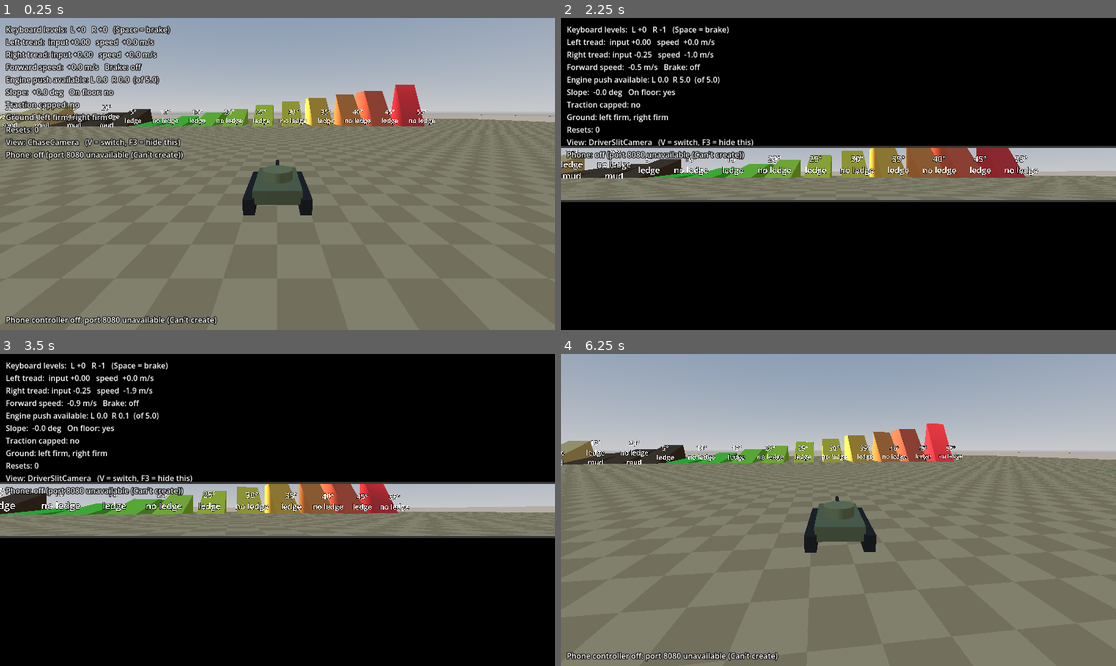
Above: before the commit, frames 1-4 (two rows, left to right).
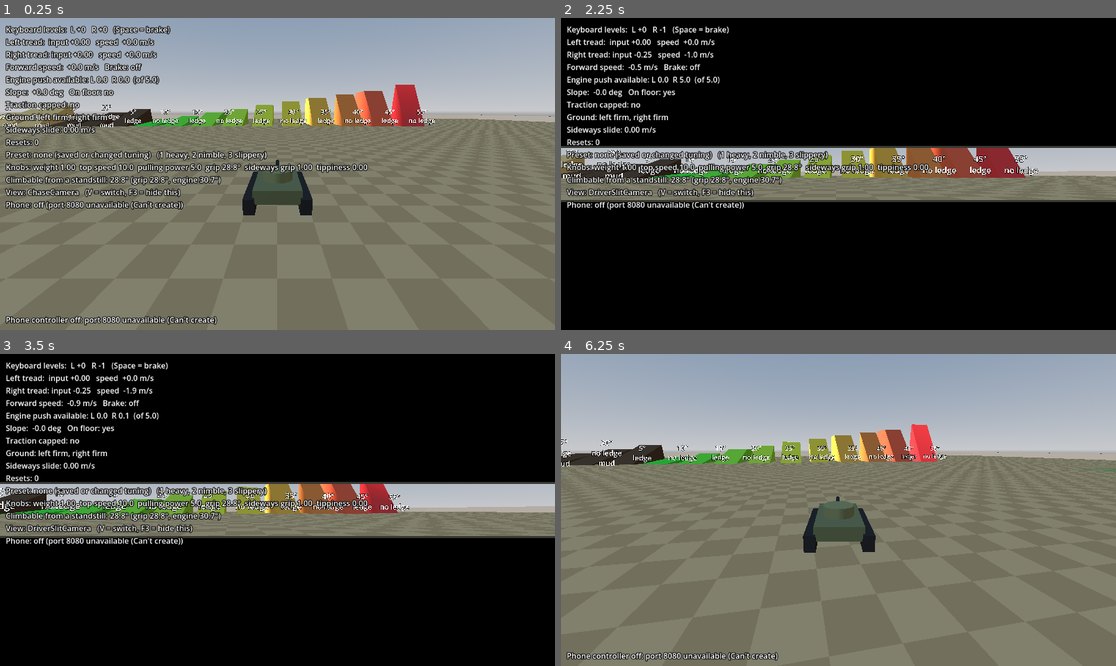
Above: after the commit, the same moments.

Repository: Kickpunch3r/tank-game
Game: Godot game, scene res://scenes/test_course.tscn
Two runs of this game, one before a commit and one after it. Both use one fixed random seed, a clock stepped at 60 frames per second and the inputs below.
Inputs (mouse positions are in pixels of both pictures, inside the frame that each line leads up to):
- Up to frame 1 (0.25 s): no input
- Up to frame 2 (2.25 s): move the mouse to (960, 158) at 0.52 s; hold Down (driver_right_back) 0.53-1.25 s; hold Space (driver_all_stop) 0.53-1.25 s; click (960, 158) at 0.67 s; drag from (727, 189) to (810, 236) at 1.27 s; tap Enter at 2 s; move the mouse to (894, 105) at 2.02 s; hold Down (driver_right_back) from 2.03 s (still down); hold V (view_toggle) from 2.03 s (still down)
- Up to frame 3 (3.5 s): release Down (driver_right_back) at 2.75 s; release V (view_toggle) at 2.75 s; drag from (249, 572) to (111, 463) at 2.77 s
- Up to frame 4 (6.25 s): move the mouse to (1005, 556) at 3.52 s; hold S (driver_left_back) 3.53-4.25 s; hold Space (driver_all_stop) 3.53-4.25 s; tap F3 (debug_hud_toggle) at 4.15 s; drag from (672, 463) to (755, 432) at 4.27 s; tap 1 (preset_1, bound only after the commit) at 5, 5.65 s; move the mouse to (866, 510) at 5.02 s; hold S (driver_left_back) 5.03-5.75 s; hold V (view_toggle) 5.03-5.75 s; click (866, 510) at 5.17 s; drag from (755, 432) to (727, 525) at 5.77 s

The runs differ from the first frame. In frame 1, 4.6% of the frame differs, in the area x 0-67%, y 34-62%; in frame 2, 4.1%; in frame 3, 4.1%; in frame 4, 4.3%.

Commit message:
Kinematic tuning milestone 5: presets, keys 1/2/3, HUD
Three preset files (tuning/presets/heavy, nimble, slippery: TankFeel, six
knobs only). PresetSwitcher (new node in the player rig) applies one on
keys 1/2/3 (new Input Map actions preset_1..3) and rebuilds the Tab panel
so it shows the new values. The HUD shows the matching preset (worked out
from the values), the six knobs, the climbable limit (grip and engine) and
the sideways slide speed.

Tests: keys, panel refresh, HUD, Copy values, Reset to saved, and the
slope ladder for every preset (steeper never easier). 158 of 158 pass.

Co-Authored-By: Claude Opus 5.5 <noreply@anthropic.com>
Claude-Session: https://claude.ai/code/session_01Pm55gMUn29kyQtMtoJuZst

Diff:
--- a/project.godot
+++ b/project.godot
@@ -99,6 +99,21 @@
 "events": [Object(InputEventKey,"resource_local_to_scene":false,"resource_name":"","device":-1,"window_id":0,"alt_press …(195 unchanged characters)…
 ]
 }
+preset_1={
+"deadzone": 0.2,
+"events": [Object(InputEventKey,"resource_local_to_scene":false,"resource_name":"","device":-1,"window_id":0,"alt_pressed":false,"shift_pressed":false,"ctrl_pressed":false,"meta_pressed":false,"pressed":false,"keycode":0,"physical_keycode":49,"key_label":0,"unicode":49,"location":0,"echo":false,"script":null)
+]
+}
+preset_2={
+"deadzone": 0.2,
+"events": [Object(InputEventKey,"resource_local_to_scene":false,"resource_name":"","device":-1,"window_id":0,"alt_pressed":false,"shift_pressed":false,"ctrl_pressed":false,"meta_pressed":false,"pressed":false,"keycode":0,"physical_keycode":50,"key_label":0,"unicode":50,"location":0,"echo":false,"script":null)
+]
+}
+preset_3={
+"deadzone": 0.2,
+"events": [Object(InputEventKey,"resource_local_to_scene":false,"resource_name":"","device":-1,"window_id":0,"alt_pressed":false,"shift_pressed":false,"ctrl_pressed":false,"meta_pressed":false,"pressed":false,"keycode":0,"physical_keycode":51,"key_label":0,"unicode":51,"location":0,"echo":false,"script":null)
+]
+}
 
 [physics]
 
--- a/scenes/player_rig.tscn
+++ b/scenes/player_rig.tscn
@@ -8,6 +8,10 @@
 [ext_resource type="Script" path="res://scripts/net/controller_server.gd" id="6_controller_server"]
 [ext_resource type="Script" path="res://scripts/net/phone_status_label.gd" id="7_phone_label"]
 [ext_resource type="Script" path="res://scripts/net/usb_phone_link.gd" id="8_usb_link"]
+[ext_resource type="Script" path="res://scripts/preset_switcher.gd" id="9_presets"]
+[ext_resource type="Resource" path="res://tuning/presets/heavy.tres" id="10_heavy"]
+[ext_resource type="Resource" path="res://tuning/presets/nimble.tres" id="11_nimble"]
+[ext_resource type="Resource" path="res://tuning/presets/slippery.tres" id="12_slippery"]
 
 [node name="PlayerRig" type="Node3D"]
 
@@ -23,16 +27,23 @@
 script = ExtResource("3_switcher")
 views = [NodePath("../ChaseCamera"), NodePath("../Tank/Visual/Hull/DriverSlitCamera")]
 
-[node name="DebugHud" type="CanvasLayer" parent="." node_paths=PackedStringArray("station", "tank", "view_switcher")]
+[node name="DebugHud" type="CanvasLayer" parent="." node_paths=PackedStringArray("station", "tank", "view_switcher", "preset_switcher")]
 script = ExtResource("4_hud")
 station = NodePath("../Tank/DriverStation")
 tank = NodePath("../Tank")
 view_switcher = NodePath("../ViewSwitcher")
+preset_switcher = NodePath("../PresetSwitcher")
 
 [node name="TuningPanel" type="CanvasLayer" parent="." node_paths=PackedStringArray("tank", "chase_camera")]
 script = ExtResource("5_tuning_panel")
 tank = NodePath("../Tank")
 chase_camera = NodePath("../ChaseCamera")
+
+[node name="PresetSwitcher" type="Node" parent="." node_paths=PackedStringArray("tanks", "tuning_panel")]
+script = ExtResource("9_presets")
+presets = Array[Resource]([ExtResource("10_heavy"), ExtResource("11_nimble"), ExtResource("12_slippery")])
+tanks = [NodePath("../Tank")]
+tuning_panel = NodePath("../TuningPanel")
 
 [node name="ControllerServer" type="Node" parent="." node_paths=PackedStringArray("tank")]
 script = ExtResource("6_controller_server")
--- a/scripts/debug_hud.gd
+++ b/scripts/debug_hud.gd
@@ -11,6 +11,9 @@
 
 ## Optional: shows which camera view is active.
 @export var view_switcher: ViewSwitcher
+
+## Optional: shows which feel preset is active.
+@export var preset_switcher: PresetSwitcher
 
 ## Whether the display is showing when the game starts.
 @export var start_visible: bool = true
@@ -55,12 +58,28 @@
 		"Slope: %+5.1f deg   On floor: %s" % [tank.slope_degrees, "yes" if tank.is_on_floor() else "no"],
 		"Traction capped: %s" % ("YES" if tank.is_traction_capped() else "no"),
 		"Ground: left %s, right %s" % [_terrain_name(tank.left_terrain), _terrain_name(tank.right_terrain)],
+		"Sideways slide: %.2f m/s" % tank.slide_speed(),
 		"Resets: %d" % _reset_count,
 	])
+	lines.append_array(_feel_lines(tank.tuning))
 	if is_instance_valid(view_switcher):
 		lines.append("View: %s   (V = switch, F3 = hide this)" % view_switcher.current_view_name())
 	lines.append_array(_phone_lines())
 	_label.text = "\n".join(lines)
+
+
+## The feel knobs, the preset they match, and the slope limit they give.
+func _feel_lines(tuning: TankTuning) -> PackedStringArray:
+	var preset: String = ""
+	if is_instance_valid(preset_switcher):
+		preset = preset_switcher.preset_name_for(tuning)
+	return [
+		"Preset: %s   (1 heavy, 2 nimble, 3 slippery)" % (preset if not preset.is_empty() else "none (saved or changed tuning)"),
+		"Knobs: weight %.2f  top speed %.1f  pulling power %.1f  grip %.1f°  sideways grip %.2f  tippiness %.2f" % [
+				tuning.weight, tuning.top_speed, tuning.pulling_power, tuning.grip, tuning.sideways_grip, tuning.tippiness],
+		"Climbable from a standstill: %.1f° (grip %.1f°, engine %.1f°)" % [
+				tuning.climbable_limit_degrees(), tuning.grip, tuning.engine_limit_degrees()],
+	]
 
 
 ## Phone controller status, if the scene has a ControllerServer.
--- /dev/null
+++ b/scripts/preset_switcher.gd
@@ -0,0 +1,47 @@
+class_name PresetSwitcher
+extends Node
+## Keys 1, 2 and 3 (Input Map: preset_1, preset_2, preset_3) switch the feel
+## preset while driving. A preset sets only the six feel knobs (see TankFeel),
+## on every tank in `tanks`, so swapping tanks keeps the same preset.
+##
+## Like the Tab panel, this changes the tuning in memory only, until you quit.
+## "Reset to saved" in the Tab panel goes back to the saved tuning.
+
+## The presets, in key order: the first is key 1.
+@export var presets: Array[TankFeel] = []
+
+## The tanks whose knobs a preset sets.
+@export var tanks: Array[Node] = []
+
+## The Tab panel, rebuilt after a switch so it shows the new values.
+@export var tuning_panel: TuningPanel
+
+const ACTIONS: Array[StringName] = [&"preset_1", &"preset_2", &"preset_3"]
+
+
+func _unhandled_input(event: InputEvent) -> void:
+	for index: int in ACTIONS.size():
+		if event.is_action_pressed(ACTIONS[index]) and index < presets.size():
+			apply_preset(index)
+			get_viewport().set_input_as_handled()
+			return
+
+
+## Put preset number `index` (0 = key 1) on every tank.
+func apply_preset(index: int) -> void:
+	var preset: TankFeel = presets[index]
+	for tank: Node in tanks:
+		if is_instance_valid(tank):
+			preset.apply_to(tank.get(&"tuning"))
+	if is_instance_valid(tuning_panel):
+		tuning_panel.rebuild()
+
+
+## The name of the preset these knob values match, or "" if none does (e.g.
+## the saved tuning, or a knob changed in the Tab panel after a switch).
+## Worked out from the values every time, so it can never be out of date.
+func preset_name_for(tuning: Resource) -> String:
+	for preset: TankFeel in presets:
+		if preset.matches(tuning):
+			return preset.display_name
+	return ""
--- a/scripts/tank_feel.gd
+++ b/scripts/tank_feel.gd
@@ -43,6 +43,14 @@
 		tuning.set(knob, get(knob))
 
 
+## True if a tank's tuning has exactly this preset's six knob values.
+func matches(tuning: Resource) -> bool:
+	for knob: StringName in KNOB_NAMES:
+		if not is_equal_approx(float(tuning.get(knob)), float(get(knob))):
+			return false
+	return true
+
+
 ## How fast a sideways slide fades away, in "per second" (higher = shorter
 ## slide), for a sideways_grip value. Shared by both tanks so the knob reads
 ## the same. 1 = no slide at all (INF).
--- a/scripts/tank_tuning.gd
+++ b/scripts/tank_tuning.gd
@@ -147,6 +147,18 @@
 		return tan(deg_to_rad(clampf(grip, 0.0, 89.0)))
 	set(value):
 		grip = rad_to_deg(atan(value))
+
+
+## The steepest slope the engine alone could climb, in degrees: where gravity's
+## pull down the slope equals the push (pulling_power / weight).
+func engine_limit_degrees() -> float:
+	return rad_to_deg(asin(clampf(max_drive_accel / g, 0.0, 1.0))) if g > 0.0 else 90.0
+
+
+## The steepest slope the tank can climb from a standstill, in degrees: the
+## lower of the grip angle and the engine's limit.
+func climbable_limit_degrees() -> float:
+	return minf(grip, engine_limit_degrees())
 
 
 ## Drag on a tread at level 0, after weight: idle_drag / weight.
--- a/tests/feel_tests.gd
+++ b/tests/feel_tests.gd
@@ -13,6 +13,64 @@
 func _init(test_runner: TestRunner) -> void:
 	runner = test_runner
 	report = runner.report
+
+
+## Keys 1/2/3, the Tab panel and the HUD, on the course's own tank (so this
+## runs early, before the driving tests remove that tank).
+func run_preset_keys() -> void:
+	report.heading("Feel presets (keys 1/2/3)")
+	var course: Node3D = runner.course
+	var tank: Tank = course.get_node(^"PlayerRig/Tank")
+	var panel: TuningPanel = course.get_node(^"PlayerRig/TuningPanel")
+	var hud: DebugHud = course.get_node(^"PlayerRig/DebugHud")
+	var switcher: PresetSwitcher = course.get_node(^"PlayerRig/PresetSwitcher")
+	var nimble: TankFeel = load("res://tuning/presets/nimble.tres")
+	var saved_weight: float = tank.tuning.weight
+	# Earlier tests pointed the HUD at their own test tanks.
+	runner.watch_tank(tank)
+
+	report.check("Three presets: heavy, nimble, slippery, the same files for any tank",
+			switcher.presets.size() == 3 and switcher.presets[0].resource_path.ends_with("heavy.tres")
+			and switcher.presets[1].resource_path.ends_with("nimble.tres")
+			and switcher.presets[2].resource_path.ends_with("slippery.tres"))
+	await _tap_key(KEY_2)
+	report.check("Key 2 puts the nimble knobs on the tank", nimble.matches(tank.tuning),
+			"weight %.2f, top speed %.1f" % [tank.tuning.weight, tank.tuning.top_speed])
+	report.check("...and leaves the advanced values alone", is_equal_approx(tank.tuning.idle_drag, 3.0))
+	var weight_box: LineEdit = panel.controls_for(&"weight").field
+	report.check("After a preset switch the Tab panel shows the new values",
+			weight_box.text == "0.7", "weight box shows '%s'" % weight_box.text)
+	await runner.wait_physics_frames(2)
+	var hud_text: String = (hud.get_child(0) as Label).text
+	report.check("The HUD shows the preset, the knobs and the climbable limit",
+			hud_text.contains("Preset: Nimble") and hud_text.contains("grip 32.0°")
+			and hud_text.contains("Climbable from a standstill"))
+	report.check("Copy values names the file the knobs belong in",
+			panel.values_text().contains("# tuning/tank_tuning.tres\nweight = 0.7"))
+	panel._on_reset_to_saved_pressed()
+	await runner.wait_physics_frames(2)
+	hud_text = (hud.get_child(0) as Label).text
+	report.check("Reset to saved goes back to the saved knobs (no preset)",
+			is_equal_approx(tank.tuning.weight, saved_weight) and switcher.preset_name_for(tank.tuning).is_empty()
+			and hud_text.contains("Preset: none"))
+	report.check("Every tuning has the six knobs", _has_all_knobs(TankTuning.new()))
+
+
+func _has_all_knobs(tuning: Resource) -> bool:
+	for knob: StringName in TankFeel.KNOB_NAMES:
+		if not knob in tuning:
+			return false
+	return true
+
+
+func _tap_key(code: Key) -> void:
+	for down: bool in [true, false]:
+		var event := InputEventKey.new()
+		event.physical_keycode = code
+		event.pressed = down
+		Input.parse_input_event(event)
+		Input.flush_buffered_events()
+		await runner.wait_physics_frames(2)
 
 
 func run() -> void:
@@ -21,6 +79,7 @@
 	await _slide_tests()
 	await _grip_tests()
 	await _tippiness_tests()
+	await _preset_slope_tables()
 
 
 # --- Weight ----------------------------------------------------------------
@@ -143,6 +202,52 @@
 	return steepest
 
 
+# --- Each preset on the slope ladder ---------------------------------------------
+
+func _preset_slope_tables() -> void:
+	var ladder: SlopeLadder = runner.course.get_node(^"SlopeLadder")
+	var driving := DrivingTests.new(runner)
+	var names: Array[String] = ["saved tuning"]
+	var tunings: Array[TankTuning] = [TankTuning.new()]
+	for preset_name: String in ["heavy", "nimble", "slippery"]:
+		var preset: TankFeel = load("res://tuning/presets/%s.tres" % preset_name)
+		var tuning := TankTuning.new()
+		preset.apply_to(tuning)
+		names.append(preset.display_name)
+		tunings.append(tuning)
+	var tables: Array[Array] = []
+	for tuning: TankTuning in tunings:
+		tables.append([await driving.climb_all(ladder, false, tuning), await driving.climb_all(ladder, true, tuning)])
+	report.add_line("")
+	report.add_line("  Slope ladder per preset, standing start / run-up (information)")
+	var header: String = "       Ramp        "
+	for preset_name: String in names:
+		header += "%-26s" % preset_name
+	report.add_line(header)
+	var ordering_ok: bool = true
+	for index: int in ladder.ramps.size():
+		var ramp: SlopeLadder.RampInfo = ladder.ramps[index]
+		var line: String = "       %2d° %-8s " % [roundi(ramp.angle_degrees), "ledge" if ramp.has_ledge else "no ledge"]
+		for table: Array in tables:
+			line += "%-26s" % ("%s / %s" % [_short(table[0][index]), _short(table[1][index])])
+		report.add_line(line)
+	# Within each preset, a steeper ramp is never easier than a gentler one.
+	for table: Array in tables:
+		for results: Array in table:
+			for a: int in ladder.ramps.size():
+				for b: int in ladder.ramps.size():
+					if ladder.ramps[b].angle_degrees > ladder.ramps[a].angle_degrees \
+							and results[b].climbed and not results[a].climbed:
+						ordering_ok = false
+	report.check("Every preset: steeper ramps are never easier", ordering_ok)
+
+
+func _short(result: Dictionary) -> String:
+	if result.climbed:
+		return "%.1f s" % result.seconds
+	return "fail %d%%" % roundi(result.best_height * 100.0)
+
+
 # --- Tippiness (looks only) ----------------------------------------------------
 
 func _tippiness_tests() -> void:
--- a/tests/test_runner.gd
+++ b/tests/test_runner.gd
@@ -39,6 +39,7 @@
 	await InputTests.new(self).run()
 	await ViewTests.new(self).run()
 	await PanelTests.new(self).run()
+	await FeelTests.new(self).run_preset_keys()
 	await PhoneTests.new(self).run()
 	UsbLinkTests.new(self).run()
 	CourseTests.new(self).run()
--- /dev/null
+++ b/tuning/presets/heavy.tres
@@ -0,0 +1,13 @@
+[gd_resource type="Resource" script_class="TankFeel" format=3]
+
+[ext_resource type="Script" path="res://scripts/tank_feel.gd" id="1_feel"]
+
+[resource]
+script = ExtResource("1_feel")
+display_name = "Heavy"
+weight = 2.0
+top_speed = 8.0
+pulling_power = 8.0
+grip = 30.0
+sideways_grip = 1.0
+tippiness = 0.25
--- /dev/null
+++ b/tuning/presets/nimble.tres
@@ -0,0 +1,13 @@
+[gd_resource type="Resource" script_class="TankFeel" format=3]
+
+[ext_resource type="Script" path="res://scripts/tank_feel.gd" id="1_feel"]
+
+[resource]
+script = ExtResource("1_feel")
+display_name = "Nimble"
+weight = 0.7
+top_speed = 12.0
+pulling_power = 5.0
+grip = 32.0
+sideways_grip = 0.8
+tippiness = 0.6
--- /dev/null
+++ b/tuning/presets/slippery.tres
@@ -0,0 +1,13 @@
+[gd_resource type="Resource" script_class="TankFeel" format=3]
+
+[ext_resource type="Script" path="res://scripts/tank_feel.gd" id="1_feel"]
+
+[resource]
+script = ExtResource("1_feel")
+display_name = "Slippery"
+weight = 1.0
+top_speed = 10.0
+pulling_power = 5.0
+grip = 18.0
+sideways_grip = 0.25
+tippiness = 0.4
Not shown, added: scripts/preset_switcher.gd.uid
Not shown, changed: docs/kinematic_tuning_design.md
